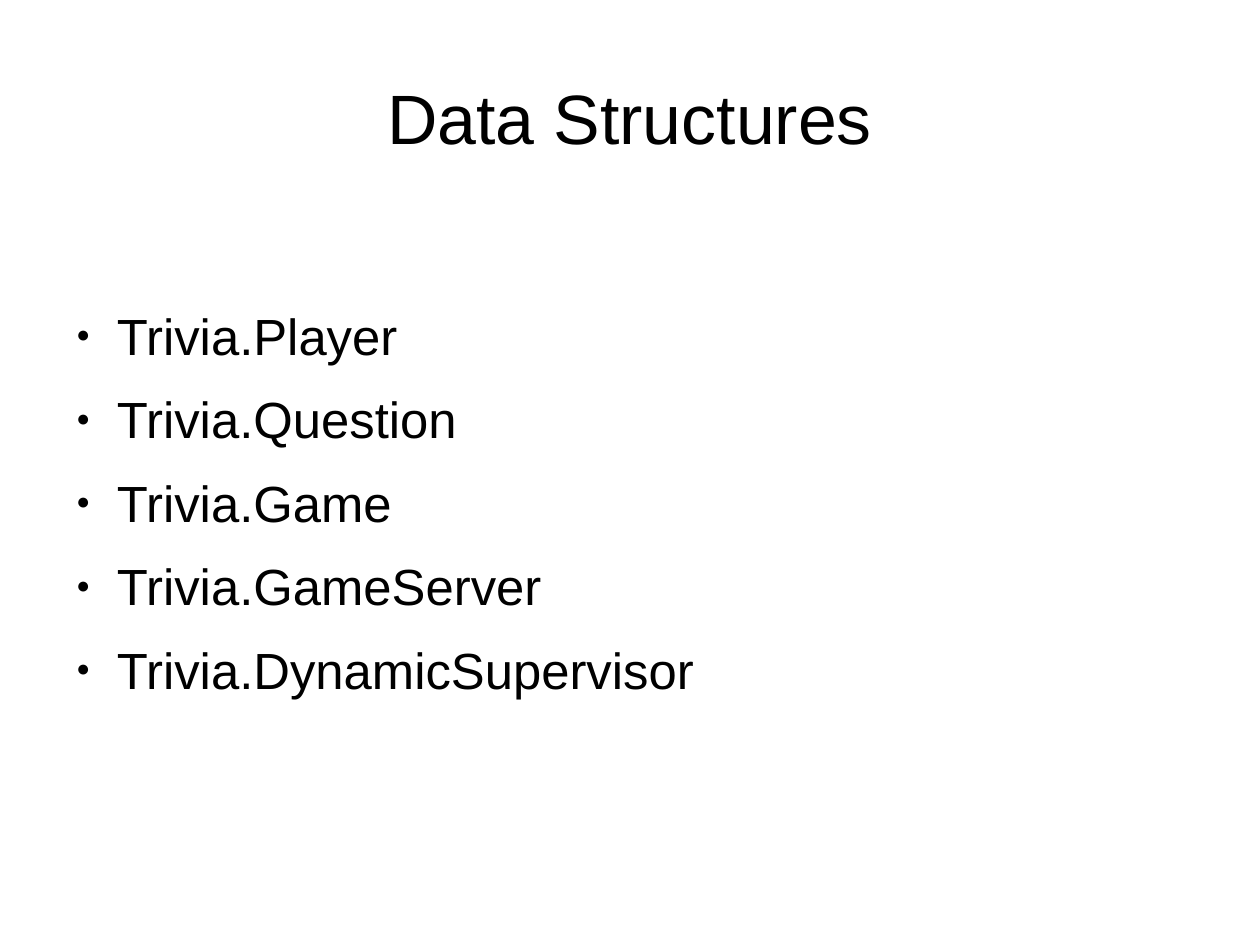
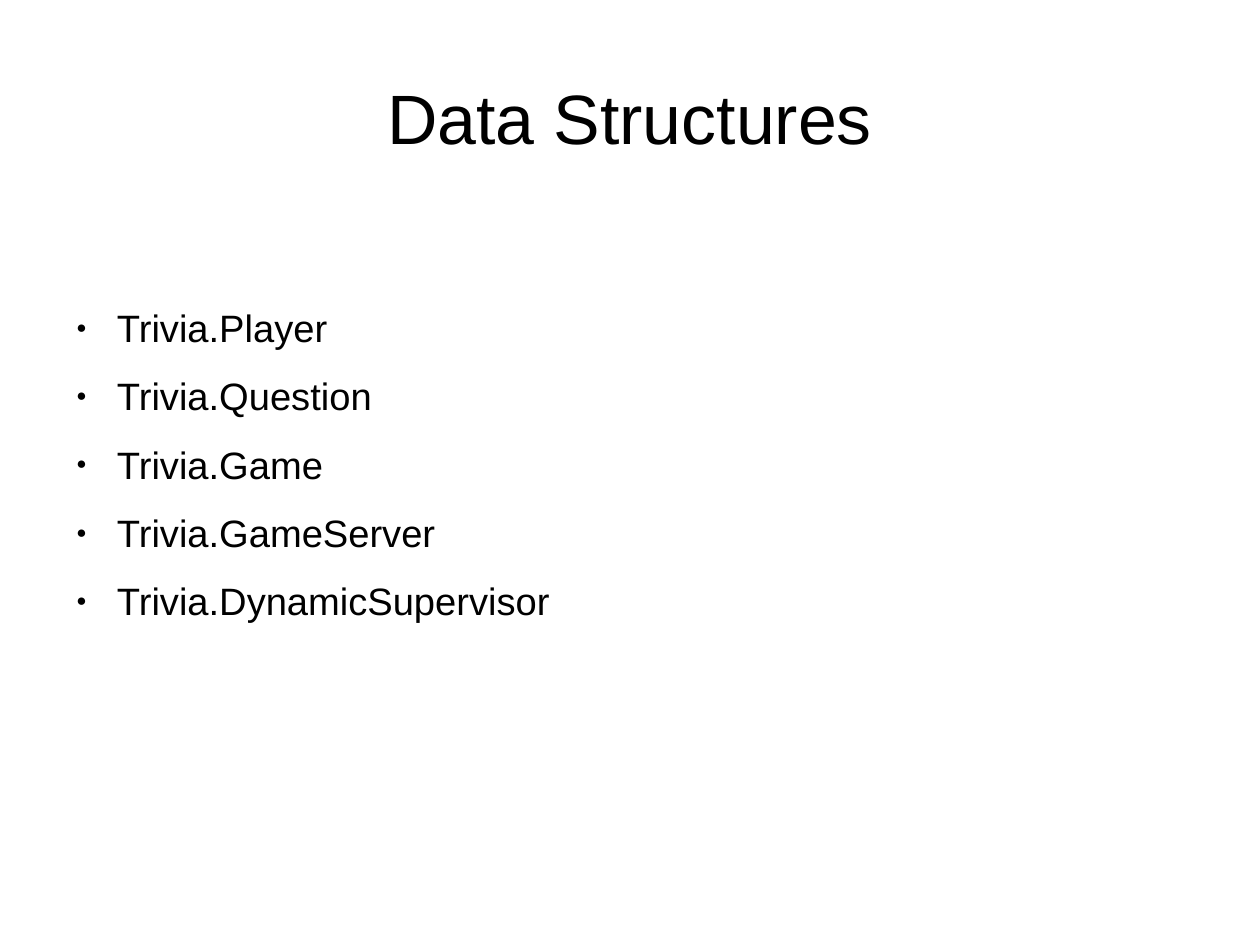
Before and after one commit to ramortegui/talks, a slide deck: slide 12 of odps/elixir-reactive-app.odp (slide 13 before the commit). Drawn at 1260x945 pixels with LibreOffice and Linux fonts; fonts in the diff are those of the drawing. Boxes give left, top, right and bottom in pixels: in the first picture for what was removed or moved away, otherwise in the second. Text is boxed around its words. In the diff, an @@ line names an element or a change of style, - is before the commit and + after.

```diff
--- a/odps/elixir-reactive-app.odp
+++ b/odps/elixir-reactive-app.odp
@@ text "Trivia.Player" at (117, 314, 549, 623): size 32 to 24 pt @@
```
Also in this commit, not shown: 8 other slides changed, 5 slides added, 2 slides removed.
